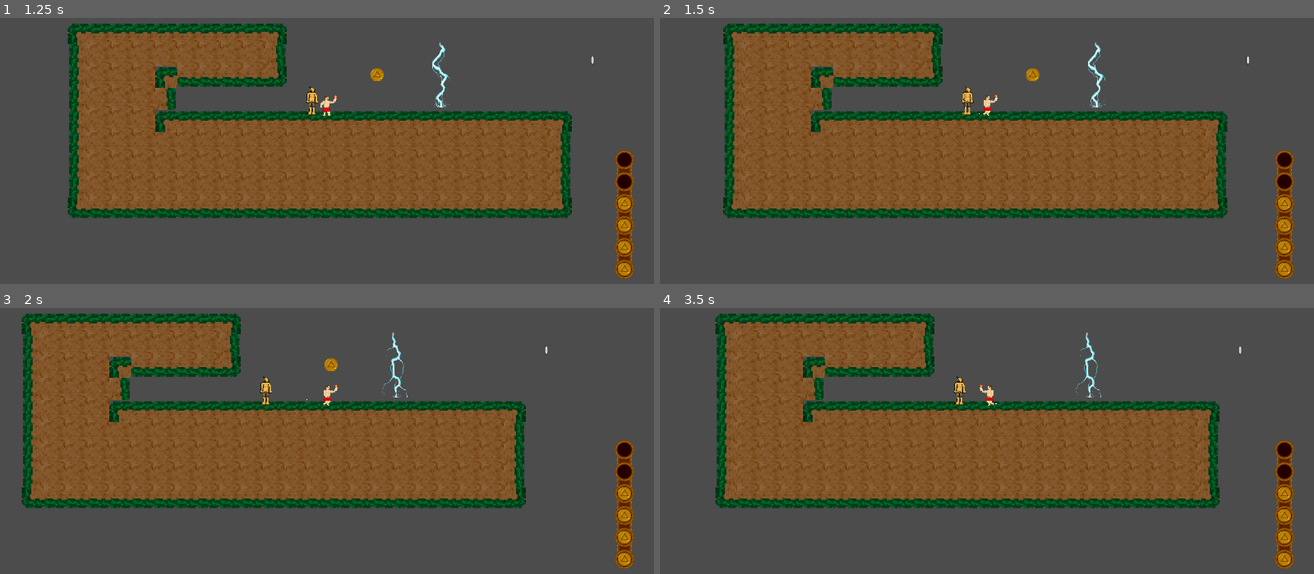
Above: before the commit, frames 1-4 (two rows, left to right).
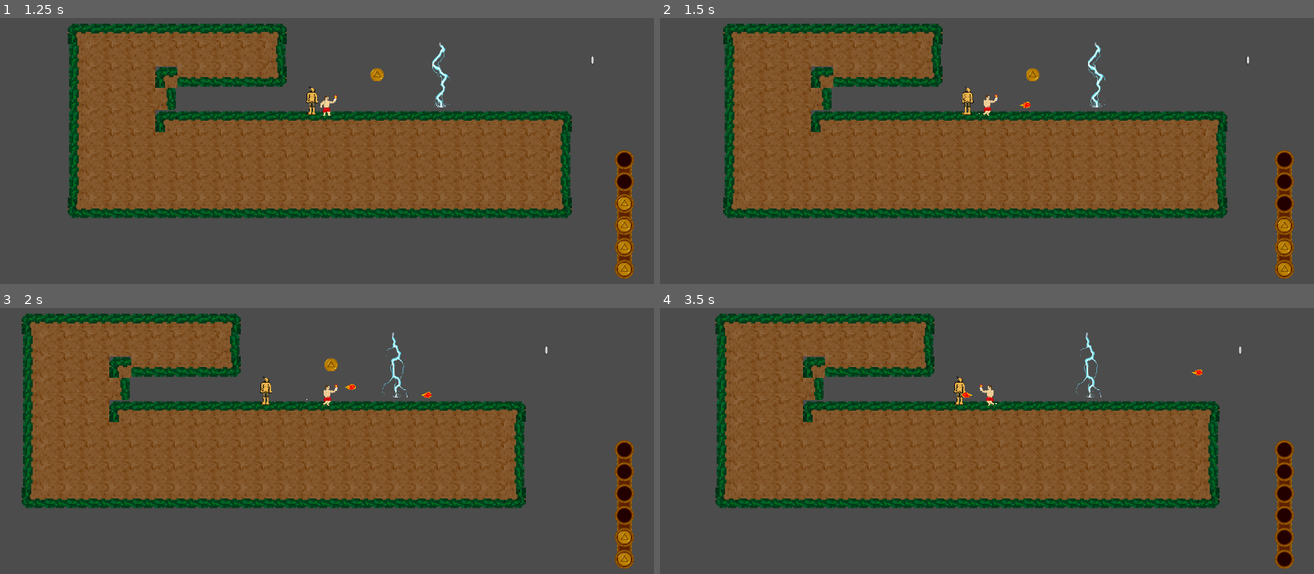
Above: after the commit, the same moments.

Repository: Shapkofil/prometheus
Game: Godot game, scene res://UI/MainMenu.tscn
The game is run twice, just before and just after one commit, with the same random seed, the same clock (stepped at 60 frames per second) and the same inputs. The engine's default icon, where the game draws it, is replaced by a stand-in: a white triangle on a blue panel in a dark square.
Inputs:
- Up to frame 1 (1.25 s): click "Play" at 0.5 s
- Up to frame 2 (1.5 s): hold Right (ui_right) from 1.28 s (still down); hold K from 1.28 s (still down)
- Up to frame 3 (2 s): keep holding Right (ui_right); keep holding K; tap Space (jump) at 1.52 s
- Up to frame 4 (3.5 s): release K at 2.03 s; tap K at 2.1 s; tap Space (jump) at 2.27 s; release Right (ui_right) at 2.78 s; hold Left (ui_left) from 2.78 s (still down); hold K from 2.78 s (still down)

Frame 1 is identical in both runs. In frame 2, 0.1% of the frame differs, in the area x 55-97%, y 31-73%; in frame 3, 0.2%; in frame 4, 0.4%, in the area x 46-97%, y 23-97%.

Commit message:
added fireeball

Diff:
--- a/Prometheus/Player/player.gd
+++ b/Prometheus/Player/player.gd
@@ -28,6 +28,7 @@
 var hitstun = 0
 var knockdir = Vector2(0, 0)
 var _delta
+var attack_cooldown = 0
 
 var random_props = {}
 
@@ -37,7 +38,7 @@
 export var fire = 5
 export var max_fire = 6
 
-
+onready var fireballPacked = preload("res://Presets/Interactable/FireBall/fireball.tscn")
 
 func _ready():
 	var positionX = GlobalVars.playerSavedPosition[0]
@@ -67,6 +68,8 @@
 func affect_fire(t, e):
 	fire += t;
 	max_fire += e;
+	if fire < 0:
+		fire = 0
 	for sub in fire_subscribers:
 		sub.update_fire()
 
@@ -74,6 +77,22 @@
 	# Create forces
 	_delta = delta
 	var force = Vector2(0, GRAVITY)
+	var fireball = fireballPacked.instance()
+
+	if attack_cooldown > 0:
+		attack_cooldown -= 1
+
+	if Input.is_key_pressed(KEY_K):
+		if attack_cooldown == 0 and fire > 0:
+			fireball.position.x = self.position.x
+			fireball.position.y = self.position.y
+			get_tree().get_root().add_child(fireball)
+			if $AnimatedSprite.flip_h == false:
+				fireball.flip_h = true
+			else:
+				fireball.flip_h = false
+			attack_cooldown = 30
+			affect_fire(-1, 0)
 
 	var walk_left = Input.is_action_pressed("ui_left")
 	var walk_right = Input.is_action_pressed("ui_right")
--- /dev/null
+++ b/Prometheus/Presets/Interactable/FireBall/fireball.gd
@@ -0,0 +1,19 @@
+extends "res://Presets/Interactable/Interactable.gd"
+
+
+# Declare member variables here. Examples:
+# var a = 2
+# var b = "text"
+
+
+# Called when the node enters the scene tree for the first time.
+func _ready():
+	pass
+
+func execute(collisions):
+	for collision in collisions:
+		pass
+
+# Called every frame. 'delta' is the elapsed time since the previous frame.
+#func _process(delta):
+#	pass
--- /dev/null
+++ b/Prometheus/Presets/Interactable/FireBall/fireball.tscn
@@ -0,0 +1,14 @@
+[gd_scene load_steps=5 format=2]
+
+[ext_resource path="res://Assets/Fire Ball/fireball.png" type="Texture" id=1]
+[ext_resource path="res://Presets/Interactable/Interactable.tscn" type="PackedScene" id=2]
+[ext_resource path="res://Presets/Interactable/FireBall/fireball.gd" type="Script" id=3]
+[ext_resource path="res://Presets/Interactable/FireBall/fireball_movement.gd" type="Script" id=4]
+
+[node name="Sprite" type="Sprite"]
+scale = Vector2( 0.1, 0.1 )
+texture = ExtResource( 1 )
+script = ExtResource( 4 )
+
+[node name="Interactable" parent="." instance=ExtResource( 2 )]
+script = ExtResource( 3 )
--- /dev/null
+++ b/Prometheus/Presets/Interactable/FireBall/fireball_movement.gd
@@ -0,0 +1,19 @@
+extends Sprite
+
+
+# Declare member variables here. Examples:
+# var a = 2
+# var b = "text"
+
+
+# Called when the node enters the scene tree for the first time.
+func _ready():
+	pass # Replace with function body.
+
+
+# Called every frame. 'delta' is the elapsed time since the previous frame.
+func _process(delta):
+	if self.flip_h == true:
+		self.position.x -= 10
+	else:
+		self.position.x += 10
Binary file added: Prometheus/Assets/Fire Ball/fireball.png
Not shown, added: Prometheus/Assets/Fire Ball/fireball.png.import
Not shown: 1 places in Prometheus/UI/MainMenu.tscn that only renumber resources
